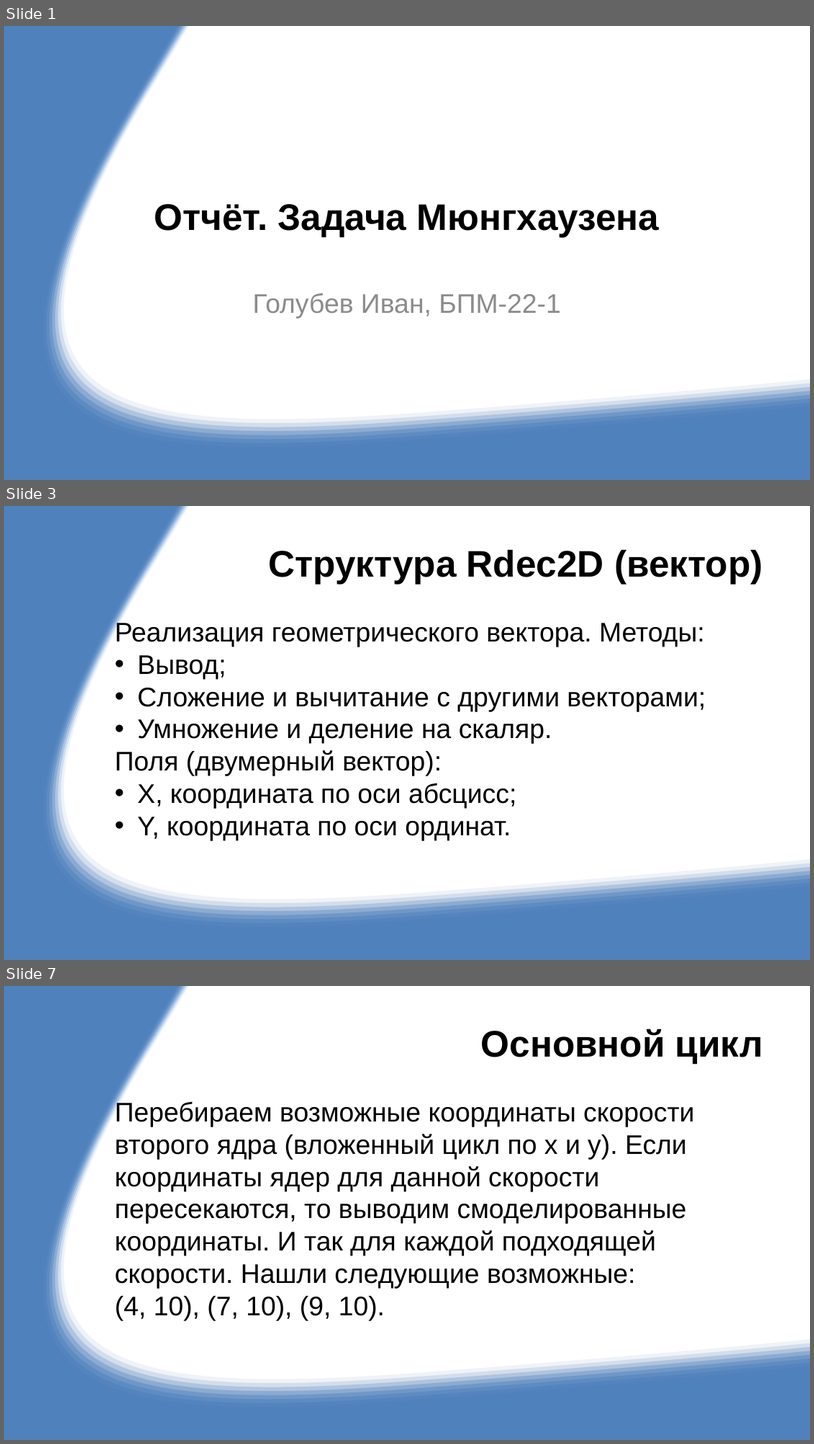
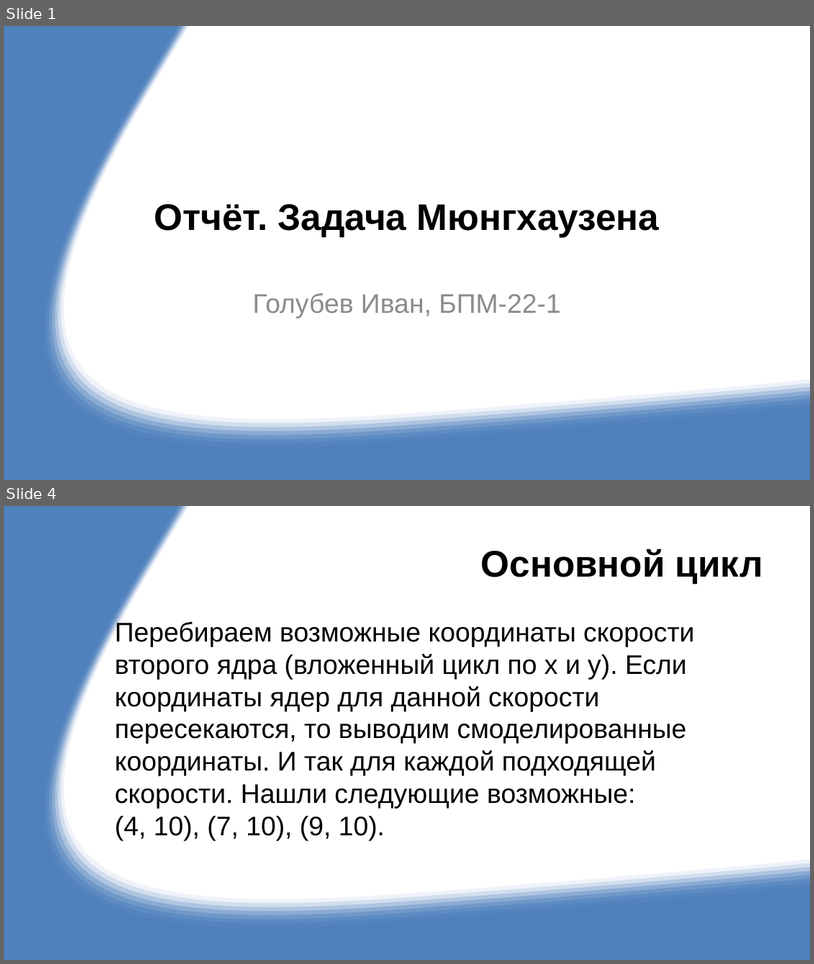
Before and after one commit to g0lubew-iv/g0lubew_i_m, a slide deck: Report.pptx. Shown one above the other, each under a label of ours: slides 1, 3 and 7 before the commit, slides 1 and 4 after it; the slides between them are not shown. The pictures are 814x1444 and 814x964 pixels, drawn with LibreOffice and Linux fonts; fonts in the diff are those of the drawing. Boxes give left, top, right and bottom in pixels: in the first picture for what was removed or moved away, otherwise in the second. Text is boxed around its words. In the diff, an @@ line names an element or a change of style, - is before the commit and + after.

```diff
--- a/Report.pptx
+++ b/Report.pptx
@@ slide 3 removed at (4,506,810,960), background #FFFFFF; not listed: 12 template elements that a slide beside it also shows @@
@@ title removed at (269,549,763,584) @@
-Структура Rdec2D (вектор)
@@ text removed at (115,620,706,841) @@
-Реализация геометрического вектора. Методы:
-• Вывод;
-• Сложение и вычитание с другими векторами;
-• Умножение и деление на скаляр.
-Поля (двумерный вектор):
-• X, координата по оси абсцисс;
-• Y, координата по оси ординат.
@@ what was slide 7 is now slide 4 @@
```
Also in this commit, not shown: 2 slides changed, 1 slide added, 2 other slides removed, 4 other files.
